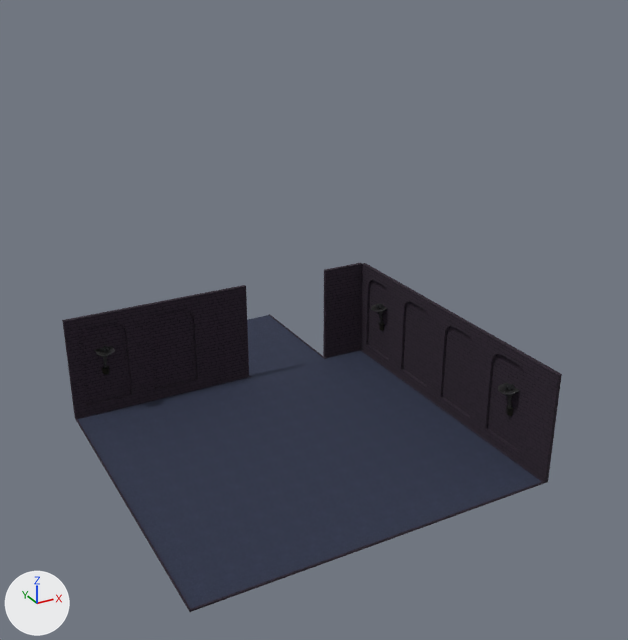
The Blender file scenes/rooms/entrance_rooms/room01/room01.blend, before and after one commit.
Camera for both pictures: a 50 mm camera at (-27.2, -52.4, 37.0) aimed at (2.8, 2.0, 9.8). Lighting does not change. The marker at lower left points along +X, +Y and +Z.

The older version as bpy lines, for what is in view:
```python
me_cube_1591 = bpy.data.meshes.new('Cube.1591')
me_cube_1591.from_pydata(...)  # 2146 vertices, 1672 faces; spans x -17.0..11.0, y -27.0..11.0, z 0.0..0.1
# faces by material slot: [598, 1074]
me_cube_1591.materials.append(mat_m_chao)  # picture img_t_ground_png
me_cube_1591.materials.append(mat_m_parede)  # picture img_t_wallbricks_png_002
me_cube_1713 = bpy.data.meshes.new('Cube.1713')
me_cube_1713.from_pydata(...)  # 400 vertices, 396 faces; spans x 0.0..28.3, y -25.3..1.0, z 0.0..9.0
me_cube_1713.materials.append(mat_m_wall)  # picture img_t_wallbricks_png_002
ob_chao_room01 = bpy.data.objects.new('chao_room01', me_cube_1591)
ob_chao_room01.location = (3.0, 14.0, 0.0)
ob_paredes_room01 = bpy.data.objects.new('paredes_room01', me_cube_1713)
ob_paredes_room01.location = (14.31, -12.0, 0.0)
ob_paredes_room01.rotation_euler = (0.0, 0.0, -3.142)  # degrees (0, 0, -180)
```
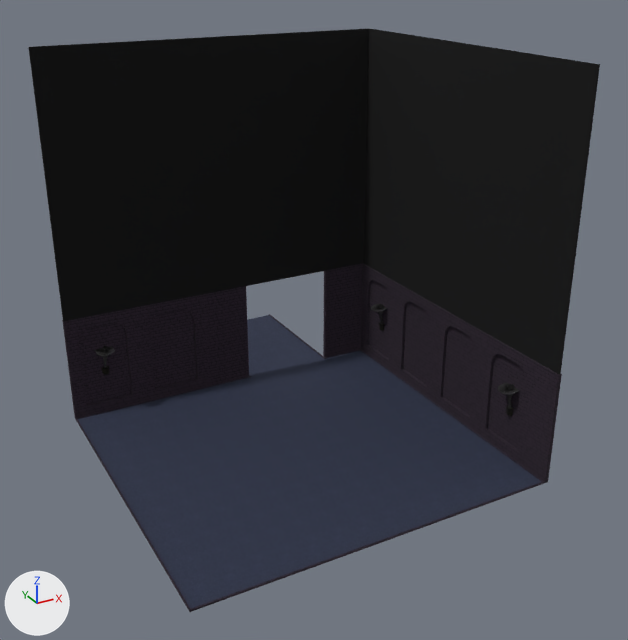
Location of each change, (x1, y1, x2, y2) in pixels of the pictures (628 x 640 px):
'paredes_room01.001', added (black)
    after: (28, 28, 600, 374)

What changed in the scene script:
```text
Add me_cube_001:
    me_cube_001.from_pydata([(28.3, -25.0, 9.0), (28.3, -25.0, 30.0), (28.3, -25.1, 9.0), (28.3, -25.1, 30.0), (0.2, -25.0, 9.0), (0.2, -25.0, 30.0), (0.2, -25.1, 9.0), (0.2, -25.1, 30.0), (0.1, -25.0, 9.0), (0.1, -25.0, 30.0), (0.1, -25.1, 9.0), (0.1, -25.1, 11.0), (0.2, 1.0, 9.0), (0.2, 1.0, 30.0), (0.1, 1.0, 9.0), (0.1, 1.0, 30.0)], [], [(0, 1, 3, 2), (2, 3, 7, 6), (6, 7, 5, 4), (4, 5, 1, 0), (2, 6, 4, 0), (7, 3, 1, 5), (5, 4, 8, 9), (7, 6, 10, 11), (9, 8, 14, 15), (4, 5, 13, 12)])
    me_cube_001.materials.append(mat_m_coal)  # black #121417
Add ob_paredes_room01_001:
    ob_paredes_room01_001 = bpy.data.objects.new('paredes_room01.001', me_cube_001)
    ob_paredes_room01_001.location = (14.31, -12.0, 0.0)
    ob_paredes_room01_001.rotation_euler = (0.0, 0.0, -3.142)  # degrees (0, 0, -180)
```
